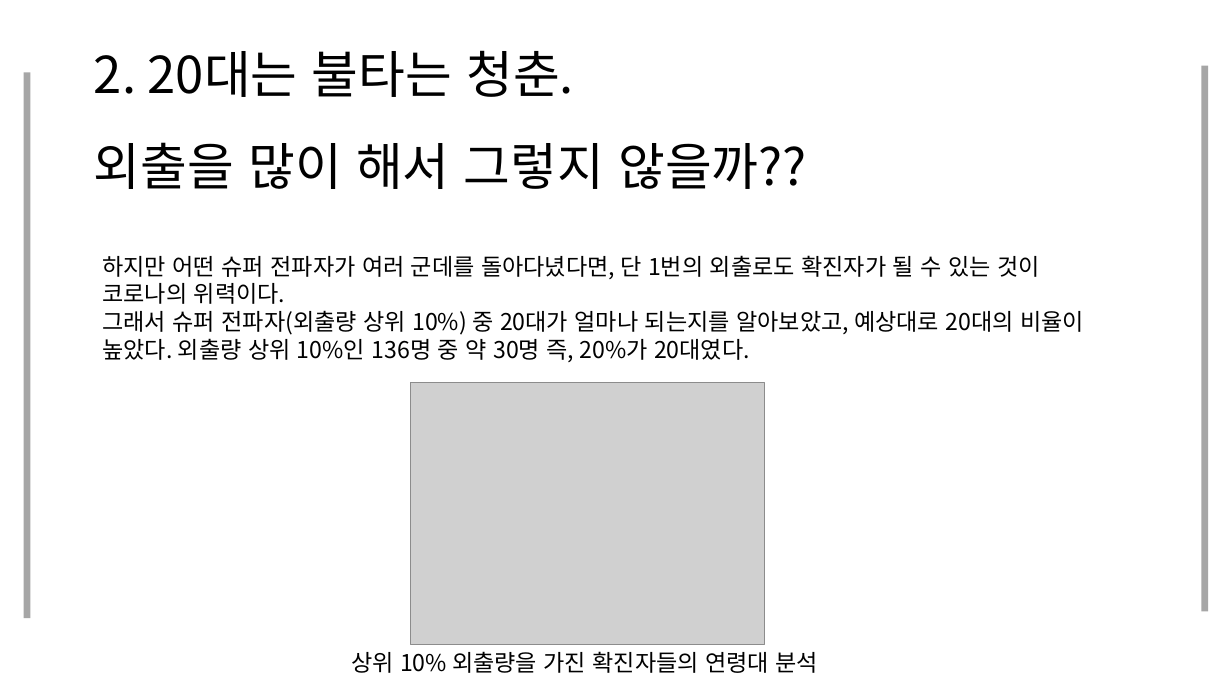
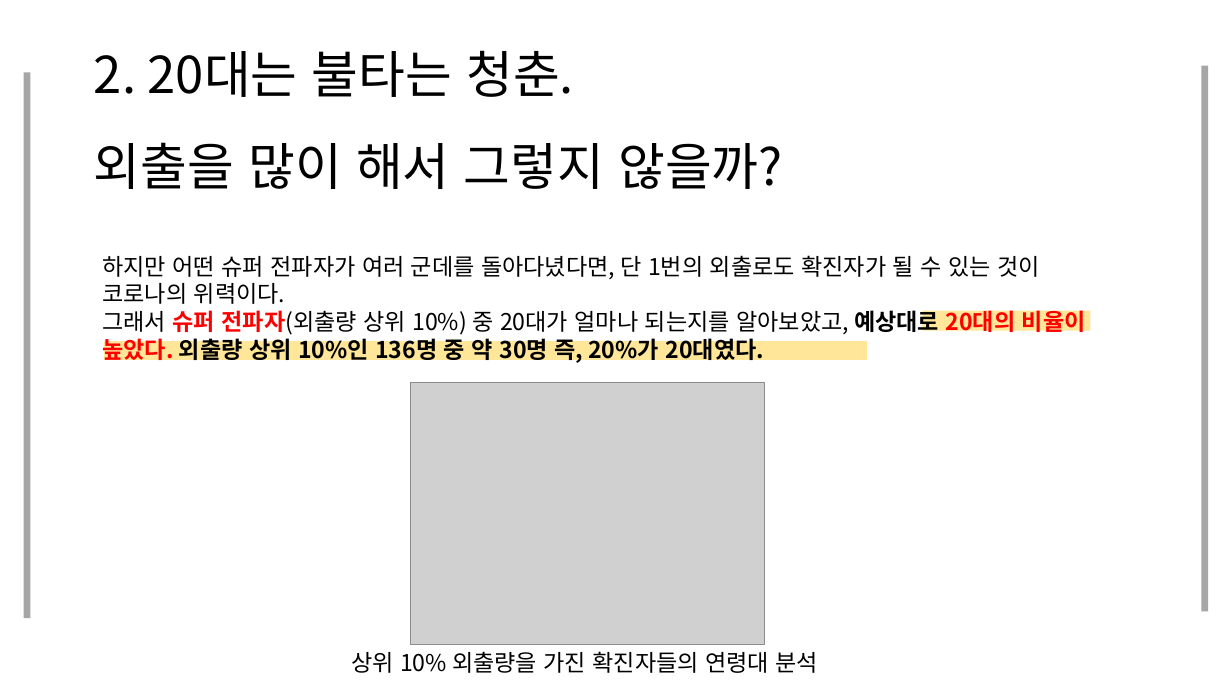
Before and after one commit to JooEHyeon/CORONA19_data_analysis, a slide deck: slide 15 of 최종합본.pptx (slide 13 before the commit). Drawn at 1232x693 pixels with LibreOffice and Linux fonts; fonts in the diff are those of the drawing; grey boxes stand for pictures. Boxes give left, top, right and bottom in pixels: in the first picture for what was removed or moved away, otherwise in the second. Text is boxed around its words. In the diff, an @@ line names an element or a change of style, - is before the commit and + after.

```diff
--- a/최종합본.pptx
+++ b/최종합본.pptx
@@ title at (94, 50, 782, 189): text changed @@
-2. 20대는 불타는 청춘.
-외출을 많이 해서 그렇지 않을까??
+2. 20대는 불타는 청춘.
+외출을 많이 해서 그렇지 않을까?
@@ text at (102, 307, 1086, 364): text colour #000000 to #FF0000 in "슈퍼 전파자(외출량 20대의 비율이 높았다."; bold on in "슈퍼 전파자(외출량 예상대로 20대의 비율이 높았다. 외출량 ..." @@
@@ rectangle added at (922, 311, 1091, 331), fill #FFE699 @@
@@ rectangle added at (104, 341, 868, 360), fill #FFE699 @@
```
Also in this commit, not shown: 21 other slides changed, 4 slides added, 2 slides removed.
